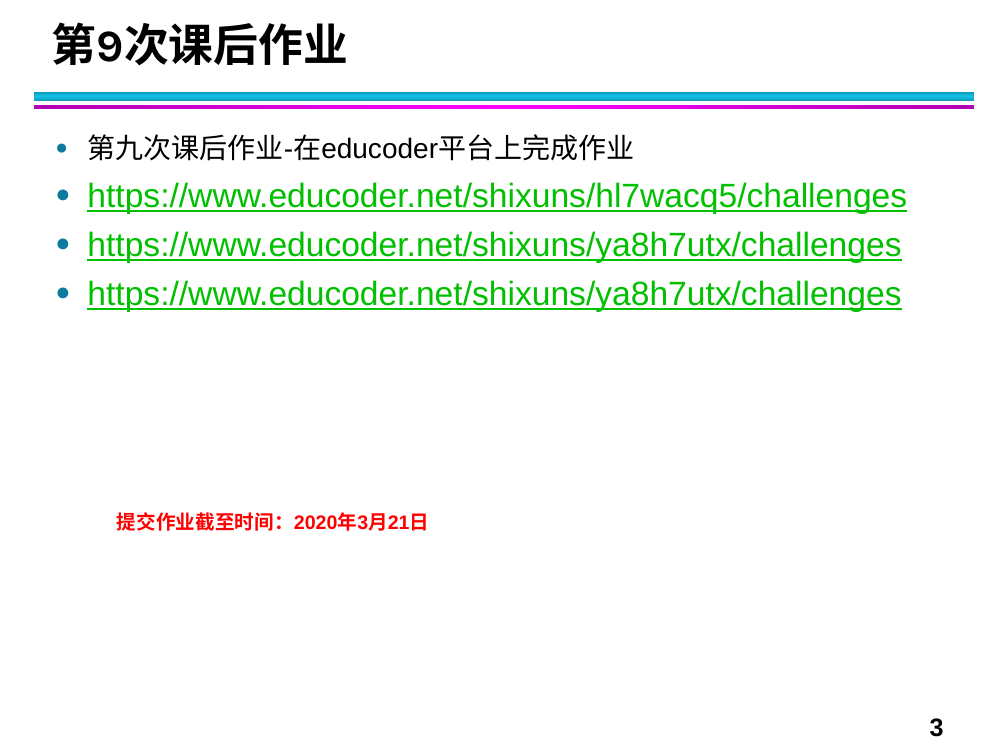
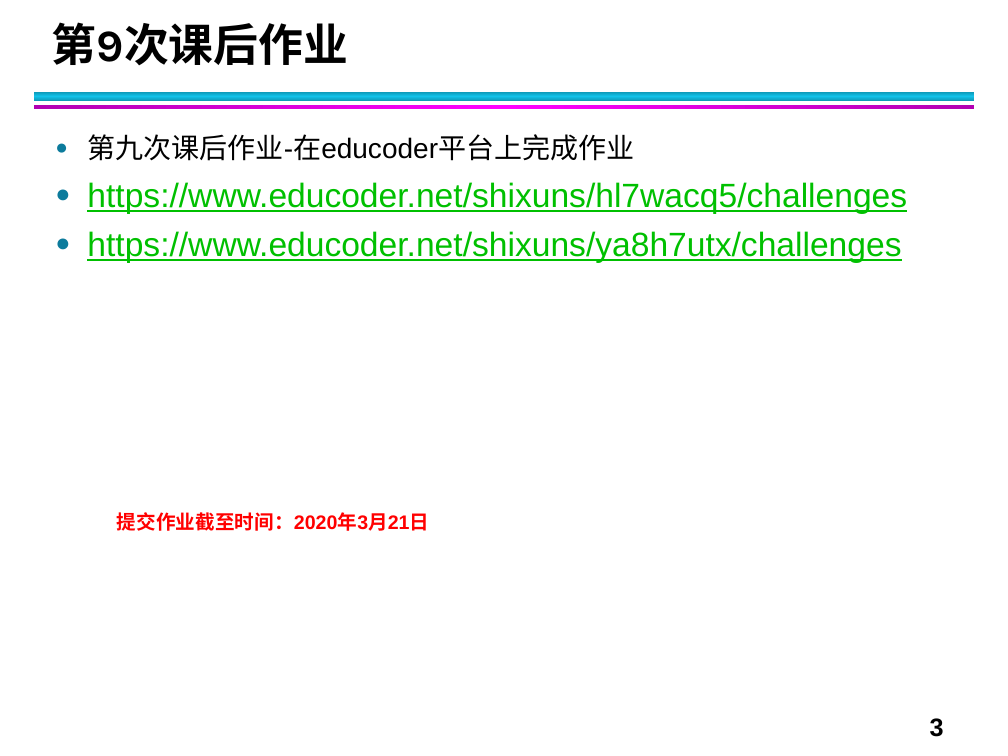
Before and after one commit to zyding1983/datamining, a slide deck: slide 3 of 2020A/ppt/dm/dm_ex/07 决策树分类 - 副本链接.pptx. Drawn at 1008x756 pixels with LibreOffice and Linux fonts; fonts in the diff are those of the drawing. Boxes give left, top, right and bottom in pixels: in the first picture for what was removed or moved away, otherwise in the second. Text is boxed around its words. In the diff, an @@ line names an element or a change of style, - is before the commit and + after.

```diff
--- a/2020A/ppt/dm/dm_ex/07 决策树分类 - 副本链接.pptx
+++ b/2020A/ppt/dm/dm_ex/07 决策树分类 - 副本链接.pptx
@@ text at [87,280,901,312]: paragraph removed @@
-● https://www.educoder.net/shixuns/ya8h7utx/challenges
```
Also in this commit, not shown: 1 other slide changed, 8 other files.
